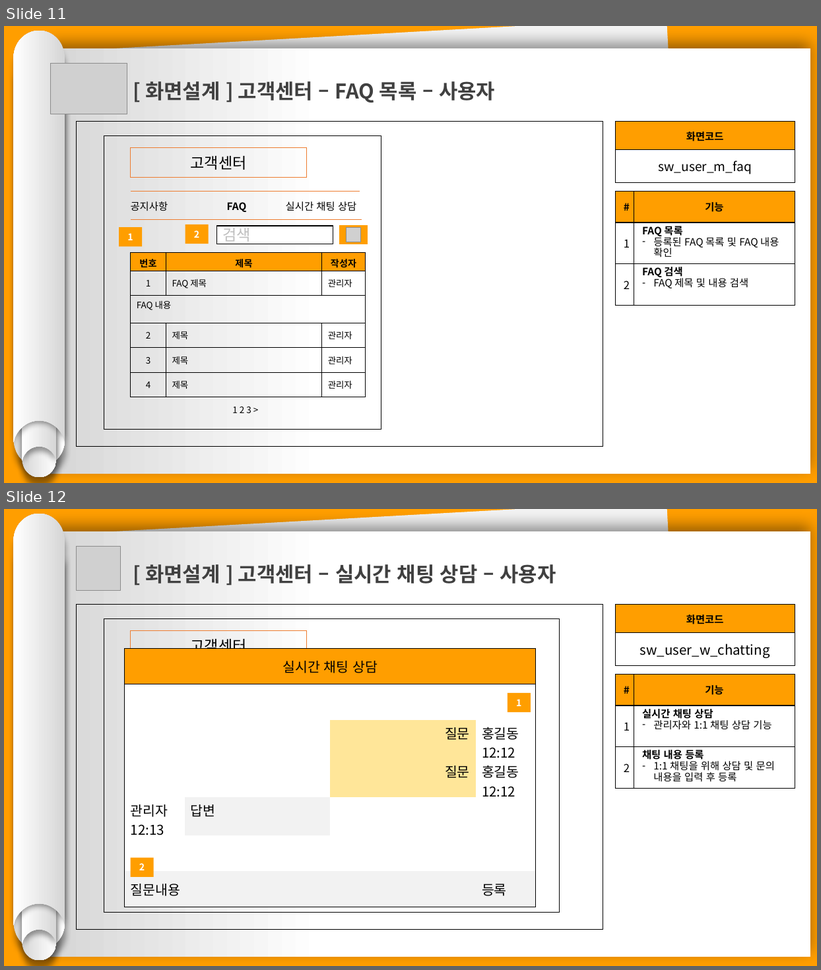
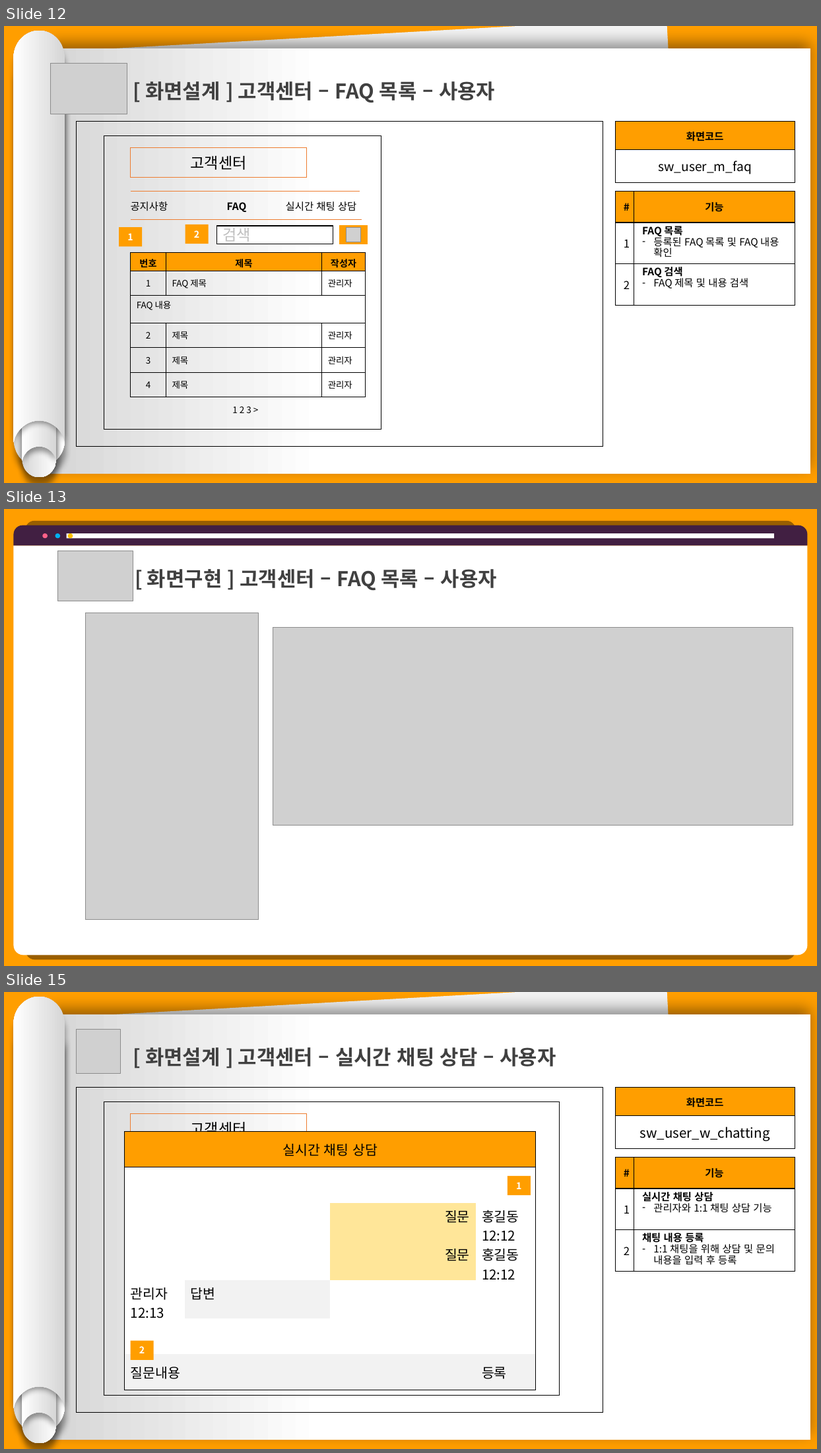
Before and after one commit to hhsw07/ezen-academy-projects, a slide deck: 0 발표용 파워포인트/project06 - 파워포인트 종합 - 송우.pptx. Shown one above the other, each under a label of ours: slides 11 and 12 before the commit, slides 12, 13 and 15 after it; the slides between them are not shown. The pictures are 821x970 and 821x1453 pixels, drawn with LibreOffice and Linux fonts; fonts in the diff are those of the drawing; grey boxes stand for pictures. Boxes give left, top, right and bottom in pixels: in the first picture for what was removed or moved away, otherwise in the second. Text is boxed around its words. In the diff, an @@ line names an element or a change of style, - is before the commit and + after.

```diff
--- a/0 발표용 파워포인트/project06 - 파워포인트 종합 - 송우.pptx
+++ b/0 발표용 파워포인트/project06 - 파워포인트 종합 - 송우.pptx
@@ slide 13 added at <box>4,509,817,966</box>, background #FF9E00 @@
@@ round same rect added at <box>14,525,808,545</box>, fill #411F42 @@
@@ round same rect added at <box>14,545,808,956</box>, fill #FFFFFF @@
@@ ellipse added at <box>42,533,48,538</box>, fill #FF6189 @@
@@ ellipse added at <box>55,533,60,538</box>, fill #00B0F0 @@
@@ rectangle added at <box>66,533,774,538</box>, fill #FFFFFF @@
@@ ellipse added at <box>68,533,73,538</box>, fill #FFC000 @@
@@ picture added at <box>57,551,133,601</box> @@
@@ text added at <box>147,569,497,590</box>, 24 pt, text #404040, bold @@
+[ 화면구현 ] 고객센터 – FAQ 목록 – 사용자
@@ picture added at <box>86,613,258,920</box> @@
@@ picture added at <box>273,627,793,826</box> @@
@@ what was slide 11 is now slide 12 @@
@@ what was slide 12 is now slide 15 @@
```
Also in this commit, not shown: 13 slides changed, 4 other slides added, 12 other files.
